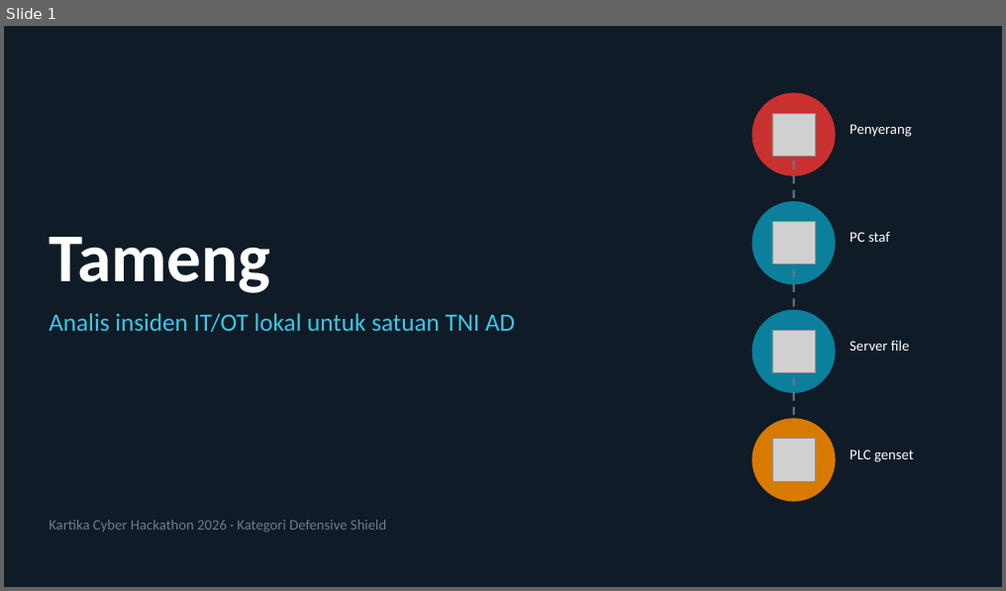
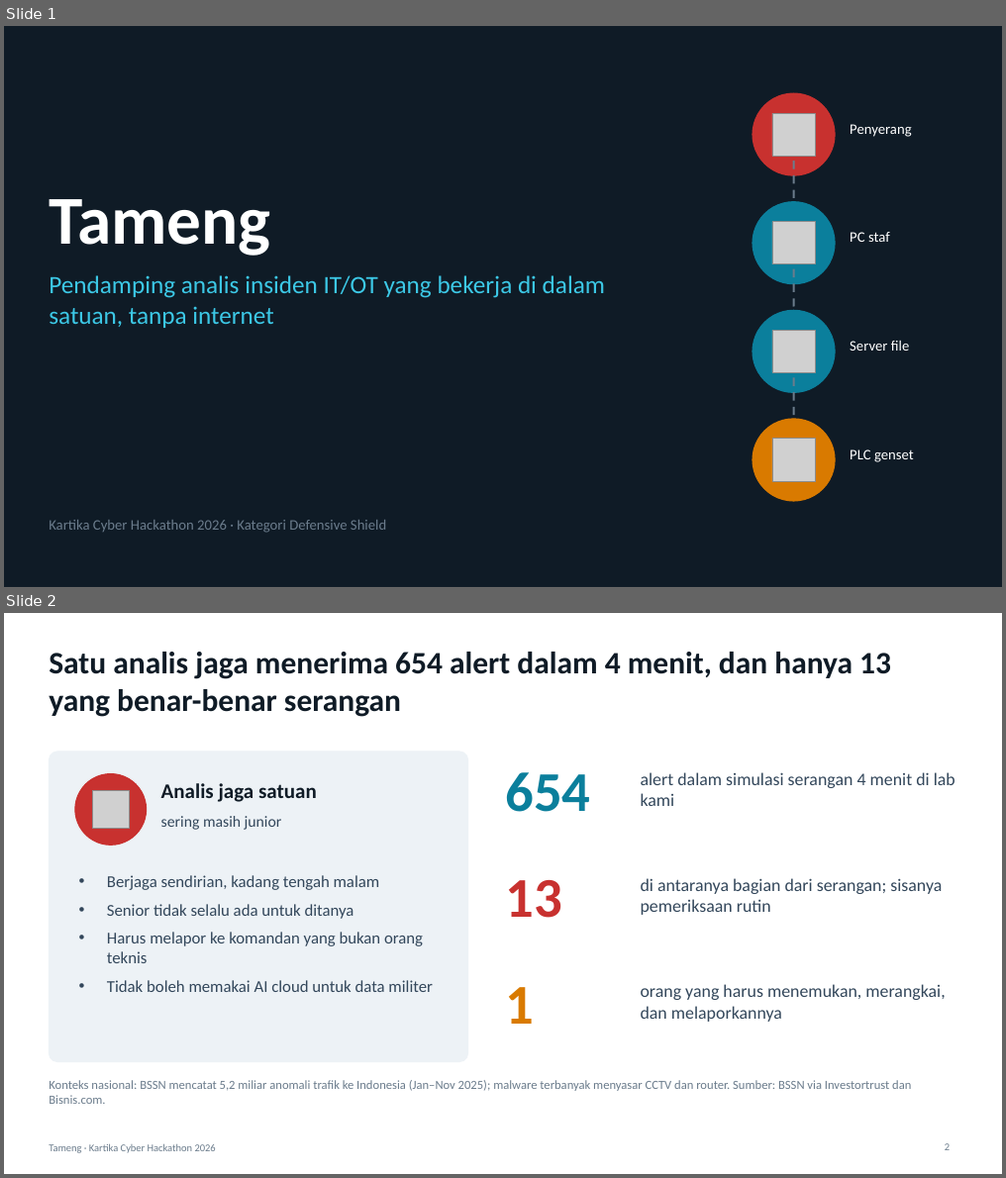
Before and after one commit to yogasamsu/Kartika-cyber, a slide deck: presentasi/tameng-presentasi.pptx. Shown one above the other, each under a label of ours: slide 1 before the commit, slides 1 and 2 after it. The pictures are 1006x591 and 1006x1178 pixels, drawn with LibreOffice and Linux fonts; fonts in the diff are those of the drawing; grey boxes stand for pictures. Boxes give left, top, right and bottom in pixels: in the first picture for what was removed or moved away, otherwise in the second. Text is boxed around its words. In the diff, an @@ line names an element or a change of style, - is before the commit and + after.

```diff
--- a/presentasi/tameng-presentasi.pptx
+++ b/presentasi/tameng-presentasi.pptx
@@ slide 2 added at <box>4,613,1002,1174</box>, background #FFFFFF @@
@@ title added at <box>49,652,891,717</box>, 30 pt, text #0F1B26, bold @@
+Satu analis jaga menerima 654 alert dalam 4 menit, dan hanya 13 yang benar-benar serangan
@@ rounded rectangle added at <box>49,752,468,1062</box>, fill #EDF2F6, outline #EDF2F6 1 pt @@
@@ ellipse added at <box>75,774,147,845</box>, fill #C8312F, outline #C8312F 1 pt @@
@@ text added at <box>161,783,317,802</box>, 20 pt, text #0F1B26, bold @@
+Analis jaga satuan
@@ text added at <box>505,772,590,812</box>, 54 pt, text #0B7F9C, bold @@
+654
@@ text added at <box>641,772,955,806</box>, 17 pt, text #33475B @@
+alert dalam simulasi serangan 4 menit di lab kami
@@ picture added at <box>92,791,129,828</box> @@
@@ text added at <box>161,816,282,830</box>, 15 pt, text #33475B @@
+sering masih junior
@@ text added at <box>107,875,433,992</box>, 16 pt, text #33475B @@
+• Berjaga sendirian, kadang tengah malam
+• Senior tidak selalu ada untuk ditanya
+• Harus melapor ke komandan yang bukan orang teknis
+• Tidak boleh memakai AI cloud untuk data militer
@@ text added at <box>641,878,942,915</box>, 17 pt, text #33475B @@
+di antaranya bagian dari serangan; sisanya pemeriksaan rutin
@@ text added at <box>505,880,561,918</box>, 54 pt, text #C8312F, bold @@
+13
@@ text added at <box>505,987,534,1024</box>, 54 pt, text #D97A00, bold @@
+1
@@ text added at <box>641,984,944,1022</box>, 17 pt, text #33475B @@
+orang yang harus menemukan, merangkai, dan melaporkannya
@@ text added at <box>49,1080,911,1104</box>, 12 pt, text #6B7C8C @@
+Konteks nasional: BSSN mencatat 5,2 miliar anomali trafik ke Indonesia (Jan–Nov 2025); malware terbanyak menyasar CCTV dan router. Sumber: BSSN via Investortrust dan Bisnis.com.
@@ text added at <box>49,1145,216,1154</box>, 10 pt, text #6B7C8C @@
+Tameng · Kartika Cyber Hackathon 2026
@@ page number added at <box>944,1144,949,1151</box>, 10 pt, text #6B7C8C @@
+2
@@ slide 1 changed as well @@
@@ title "Tameng": place and size @@
-title "Tameng" at <box>49,237,270,293</box>
+title "Tameng" at <box>49,199,270,256</box>
@@ text at <box>49,275,605,328</box>: text changed @@
-Analis insiden IT/OT lokal untuk satuan TNI AD
+Pendamping analis insiden IT/OT yang bekerja di dalam satuan, tanpa internet
```
Also in this commit, not shown: 5 other slides changed, 7 other slides added, 4 slides removed, 5 other files.
